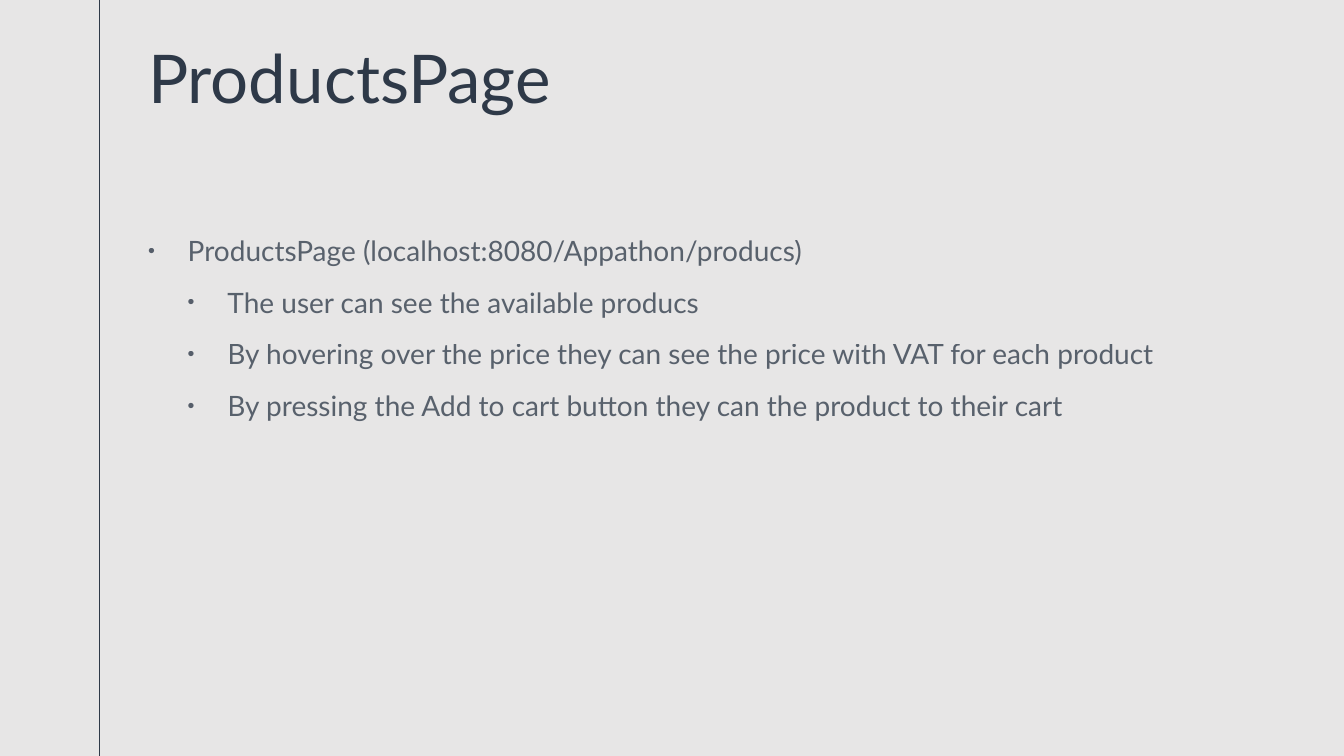
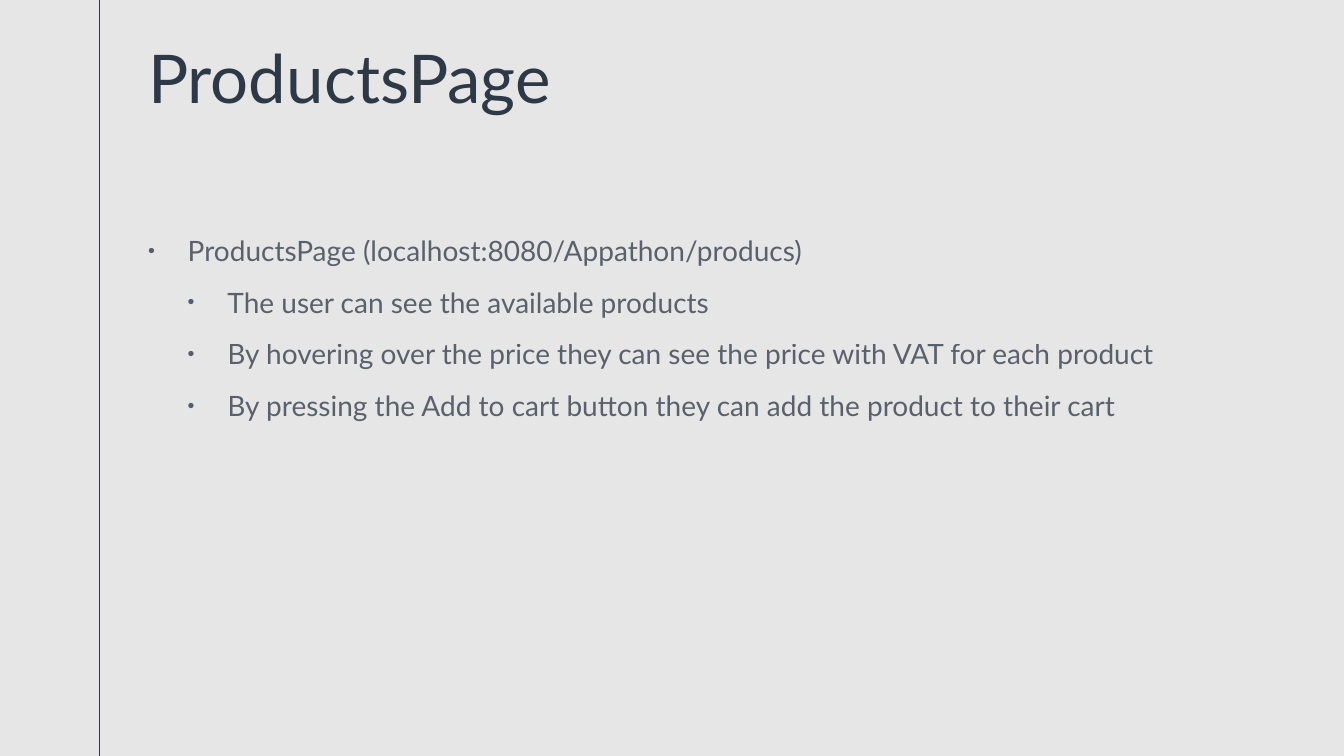
Before and after one commit to antoniosValmas/appathon, a slide deck: slide 9 of Appathon/092020 Appathon.pptx. Drawn at 1344x756 pixels with LibreOffice and Linux fonts; fonts in the diff are those of the drawing. Boxes give left, top, right and bottom in pixels: in the first picture for what was removed or moved away, otherwise in the second. Text is boxed around its words. In the diff, an @@ line names an element or a change of style, - is before the commit and + after.

Commit message:
Fix typos in presentation

```diff
--- a/Appathon/092020 Appathon.pptx
+++ b/Appathon/092020 Appathon.pptx
@@ text at [227,292,709,318]: text changed @@
-  • The user can see the available producs
+  • The user can see the available products
@@ text at [227,395,1115,421]: text changed @@
-  • By pressing the Add to cart button they can the product to their cart
+  • By pressing the Add to cart button they can add the product to their cart
```
Also in this commit, not shown: 6 other slides changed.
